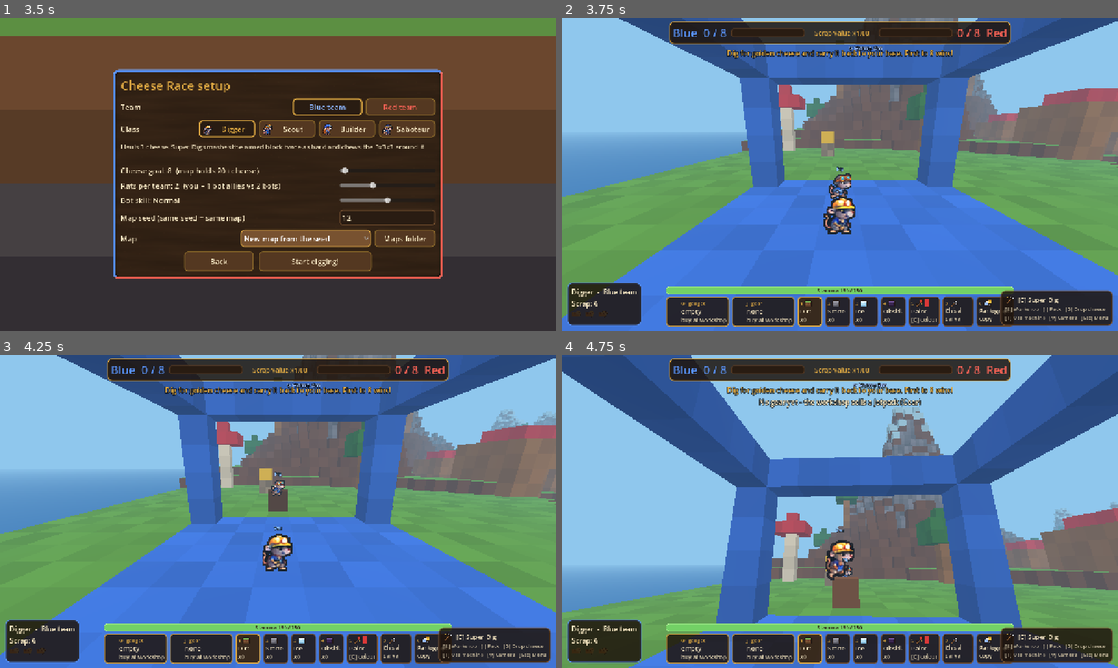
Above: before the commit, frames 1-4 (two rows, left to right).
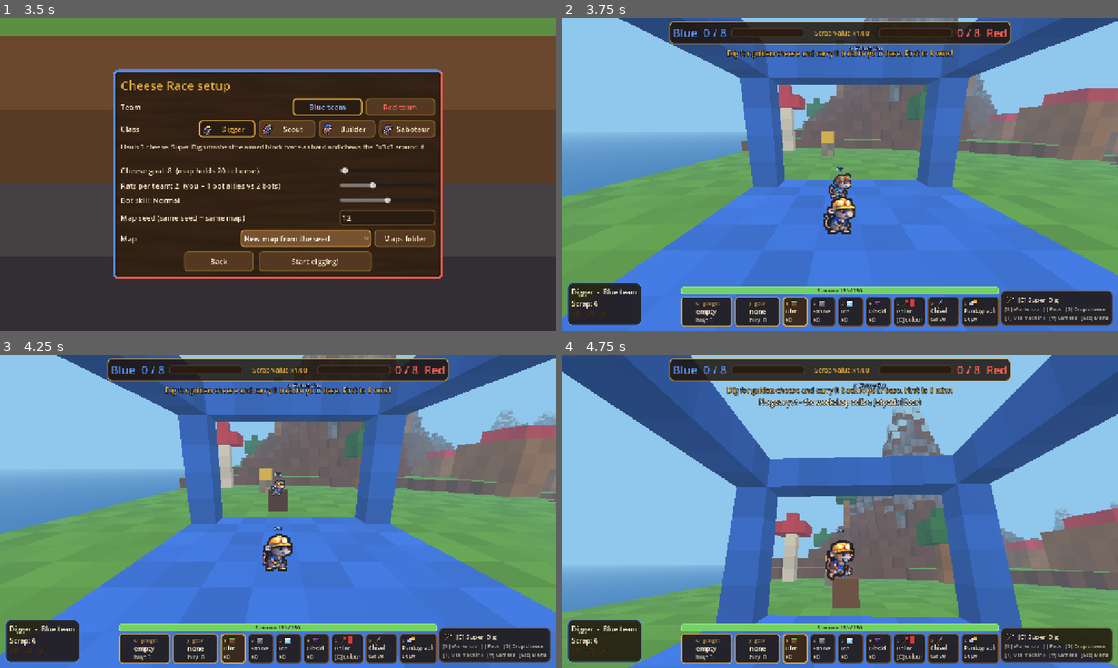
Above: after the commit, the same moments.

Repository: Beanidip/BurrowWars
Game: Godot game, scene res://scenes/main.tscn
Same seed, same stepped clock (60 frames per second), same inputs: the game is played once before the commit and once after it. Sound files missing from this copy of the repository are replaced by a short silence.
Inputs (mouse positions are in pixels of both pictures, inside the frame that each line leads up to):
- Up to frame 1 (3.5 s): click "Cheese Race (Bot Game)" at 0.5 s; click (389, 218) at 1.27 s; type "12" at 1.35 s; click "New map from the seed" at 2 s; click "New map from the seed" at 2.75 s
- Up to frame 2 (3.75 s): click "Start digging!" at 3.5 s
- Up to frame 3 (4.25 s): no input
- Up to frame 4 (4.75 s): tap Enter at 4.25 s; move the mouse to (867, 511) at 4.27 s; press the mouse at (867, 511) at 4.28 s; hold W (move_forward) from 4.28 s (still down); tap Space (jump) at 4.52 s; tap J (gear) at 4.55 s

Frame 1 is identical in both runs. In frame 2, 2.8% of the frame differs, in the area x 18-82%, y 85-99%; in frame 3, 2.8%; in frame 4, 2.9%.

Commit message:
Rat art as sprite sheets: one PNG per class and team
- 208 single-frame PNGs packed into 8 sheets (assets/rats/<class>_<team>.png):
  72x72 cells, 4 columns, one row per animation in a fixed order.
  Every frame verified pixel-identical after packing.
- RatSprite cuts frames from the sheet (cached AtlasTextures); class
  portraits use the sheet's first idle cell.
- tools/rat_sheets.py packs loose frames into sheets, unpacks them, and
  draws docs/rat_sheet_layout.png (a labelled guide to the layout).
- Hotbar: empty Q/gear slots say "buy: B" so the bar fits at 1280x720.

Co-Authored-By: Claude Opus 5.5 <noreply@anthropic.com>
Claude-Session: https://claude.ai/code/session_011JWAHCiNXkTbDcScoUVYgH

Diff:
--- a/scripts/actors/rat_sprite.gd
+++ b/scripts/actors/rat_sprite.gd
@@ -3,6 +3,13 @@
 ## Presentation only: a billboarded storybook sprite that reads its Rat's
 ## state and picks an animation. Never writes gameplay state.
 
+## Rat art lives in one sprite sheet per class and team, e.g.
+## res://assets/rats/digger_blue.png: 72x72 cells, one row per animation in
+## ANIMS order, frames left to right (see tools/rat_sheets.py and
+## docs/rat_sheet_layout.png). Change a frame count here and in that tool.
+const CELL := 72
+const ANIMS := ["idle", "run", "jump", "dig", "attack", "hurt", "build", "use", "down"]
+const TEAM_NAMES := ["blue", "red"]
 const FRAMES := {"idle": 2, "run": 4, "jump": 3, "dig": 3, "attack": 2, "hurt": 2, "build": 3, "use": 3, "down": 4}
 const FPS := {"idle": 2.5, "run": 10.0, "jump": 6.0, "dig": 12.0, "attack": 10.0, "hurt": 6.0, "build": 10.0, "use": 8.0, "down": 5.0}
 
@@ -78,15 +85,23 @@
 	_tag.modulate = Color(0.55, 0.75, 1.0) if rat.team == 0 else Color(1.0, 0.6, 0.55)
 
 
+static func sheet_path(class_id: String, team: int) -> String:
+	var art := class_id if class_id != "maestro" else "builder"
+	return "res://assets/rats/%s_%s.png" % [art, TEAM_NAMES[clampi(team, 0, 1)]]
+
+
 static func _frame(class_id: String, team: int, anim: String, frame: int) -> Texture2D:
-	var art := class_id if class_id != "maestro" else "builder"
-	var path := "res://assets/rats/%s_%d_%s_%d.png" % [art, team, anim, frame]
-	if _cache.has(path):
-		return _cache[path]
-	var tex: Texture2D = null
+	## One cell of a class/team sheet, cut out once and cached.
+	var path := sheet_path(class_id, team)
+	var key := "%s:%s:%d" % [path, anim, frame]
+	if _cache.has(key):
+		return _cache[key]
+	var tex: AtlasTexture = null
 	if ResourceLoader.exists(path):
-		tex = load(path)
+		tex = AtlasTexture.new()
+		tex.atlas = load(path)
+		tex.region = Rect2(frame * CELL, ANIMS.find(anim) * CELL, CELL, CELL)
 	else:
-		Log.warn("missing rat sprite: " + path)
-	_cache[path] = tex
+		Log.warn("missing rat sprite sheet: " + path)
+	_cache[key] = tex
 	return tex
--- a/scripts/ui/hud.gd
+++ b/scripts/ui/hud.gd
@@ -301,13 +301,13 @@
 		_q_count.text = "unlimited" if m.free_mode else "x%d   (%s: next)" % [int(rat.gadgets.get(rat.equipped, 0)), Inputs.key_name("cycle_gadget")]
 	else:
 		_q_name.text = "empty"
-		_q_count.text = "buy at workshop"
+		_q_count.text = "buy: %s" % Inputs.key_name("workshop")
 	_status.text = "%s  -  %s team\nScrap: %d" % [rat.cls["name"], Match.TEAM_NAMES[rat.team], rat.scrap]
 	_q_icon.texture = Icons.tex(rat.equipped)
 	_gear_icon.texture = Icons.tex(rat.gear)
 	if rat.gear == "":
 		_gear_name.text = "none"
-		_gear_state.text = "buy at workshop"
+		_gear_state.text = "buy: %s" % Inputs.key_name("workshop")
 	else:
 		_gear_name.text = String(ClassDefs.GEAR.get(rat.gear, rat.gear))
 		_gear_state.text = ("%.0f s" % ceilf(rat.gear_cd)) if rat.gear_cd > 0.0 else "ready"
--- a/scripts/ui/icons.gd
+++ b/scripts/ui/icons.gd
@@ -25,13 +25,12 @@
 
 static func class_tex(class_id: String) -> Texture2D:
 	## A class's portrait: the first idle frame of its (blue) rat.
-	var art := class_id if class_id != "maestro" else "builder"
-	var key := "class:" + art
+	var path := RatSprite.sheet_path(class_id, 0)
+	var key := "class:" + path
 	if not _cache.has(key):
-		var path := "res://assets/rats/%s_0_idle_0.png" % art
 		var portrait: AtlasTexture = null
 		if ResourceLoader.exists(path):
-			# the rat fills the middle of its 72x72 frame: crop to it
+			# the first idle frame (top-left cell), cropped to the rat itself
 			portrait = AtlasTexture.new()
 			portrait.atlas = load(path)
 			portrait.region = Rect2(12, 10, 48, 48)
Binary file removed: assets/rats/builder_0_attack_0.png
Not shown, removed: assets/rats/builder_0_attack_0.png.import
Binary file removed: assets/rats/builder_0_attack_1.png
Not shown, removed: assets/rats/builder_0_attack_1.png.import
Binary file removed: assets/rats/builder_0_build_0.png
Not shown, removed: assets/rats/builder_0_build_0.png.import
Binary file removed: assets/rats/builder_0_build_1.png
Not shown, removed: assets/rats/builder_0_build_1.png.import
Binary file removed: assets/rats/builder_0_build_2.png
Not shown, removed: assets/rats/builder_0_build_2.png.import
Binary file removed: assets/rats/builder_0_dig_0.png
Not shown, removed: assets/rats/builder_0_dig_0.png.import
(and 415 more such lines)
